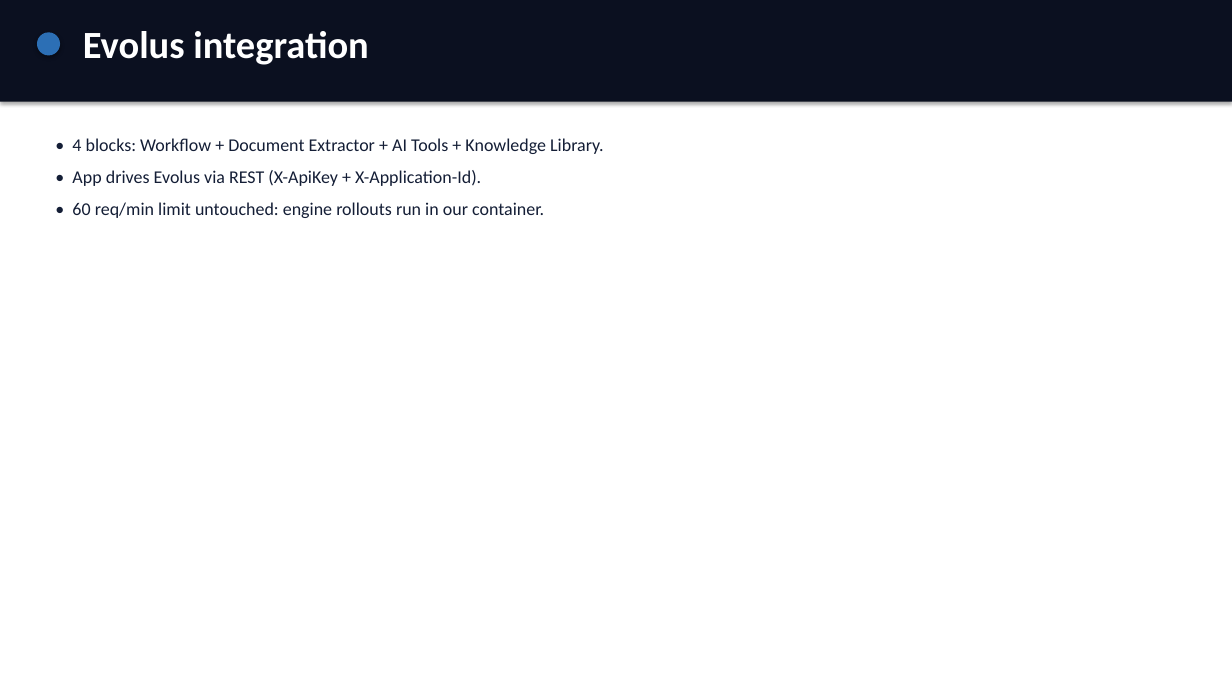
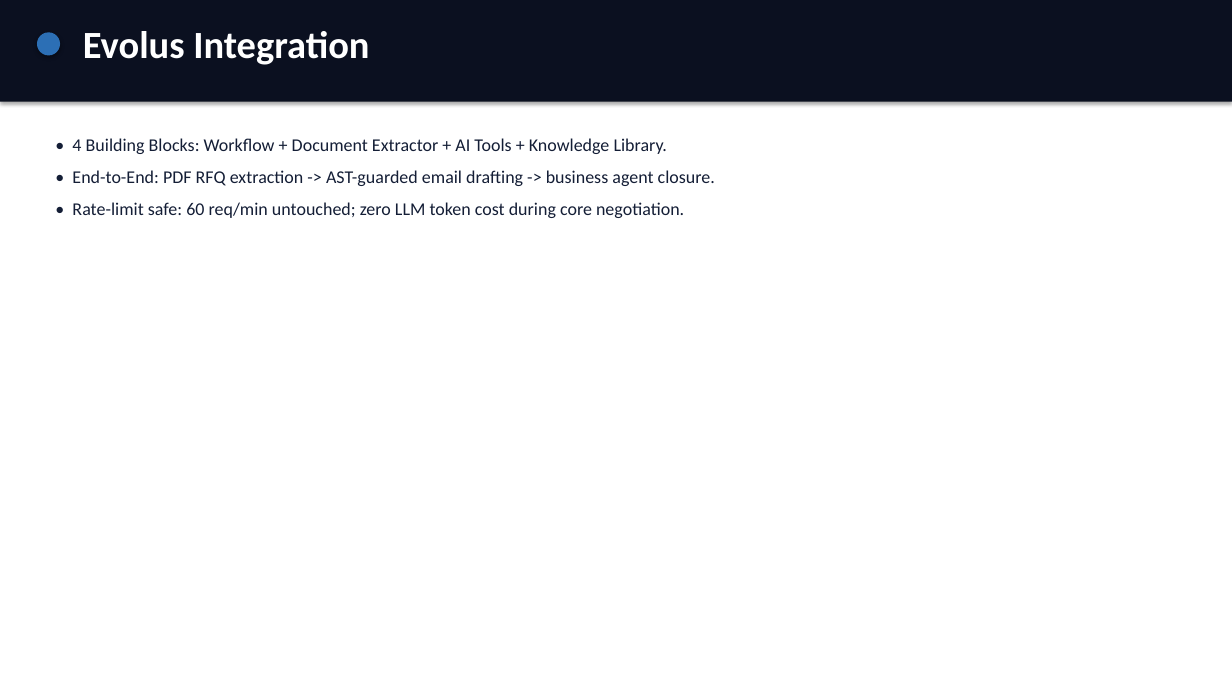
Before and after one commit to Fu93/tradeflow-ai, a slide deck: slide 8 of results/pitch.pptx. Drawn at 1232x693 pixels with LibreOffice and Linux fonts; fonts in the diff are those of the drawing. Boxes give left, top, right and bottom in pixels: in the first picture for what was removed or moved away, otherwise in the second. Text is boxed around its words. In the diff, an @@ line names an element or a change of style, - is before the commit and + after.

```diff
--- a/results/pitch.pptx
+++ b/results/pitch.pptx
@@ text at (83,31,369,65): text changed @@
-Evolus integration
+Evolus Integration
@@ text at (72,138,715,218): text changed @@
-• 4 blocks: Workflow + Document Extractor + AI Tools + Knowledge Library.
-• App drives Evolus via REST (X-ApiKey + X-Application-Id).
-• 60 req/min limit untouched: engine rollouts run in our container.
+• 4 Building Blocks: Workflow + Document Extractor + AI Tools + Knowledge Library.
+• End-to-End: PDF RFQ extraction -> AST-guarded email drafting -> business agent closure.
+• Rate-limit safe: 60 req/min untouched; zero LLM token cost during core negotiation.
```
Also in this commit, not shown: 5 other slides changed, 4 slides added, 4 slides removed, 2 other files.
